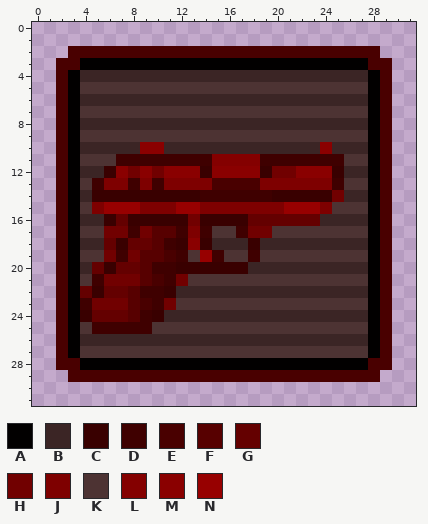
Pixel-art sprite: Resources/Textures/Interface/Actions/actions_borg.rsi/syndicate-weapon-module.png. This is how it looked before the edit.
The file is 32x32 pixels. Colours within 5 levels of each other are drawn and written as one.
Palette (. is transparent): A #020000  B #3b2525  C #390000  D #3f0000  E #490000  F #570000  G #640000  H #710000  J #7e0000  K #4d3333  L #840000  M #8a0000  N #970000
After the commit:
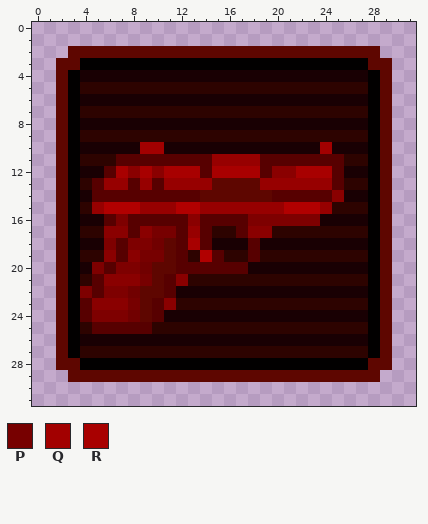
Colours new in this view: P #770000  Q #a20000  R #a80000
Change:
colour B: #3b2525 -> #190003
colour E: #490000 -> #5e0600
colour G: #640000 -> #7e0000
colour J: #7e0000 -> #970000
colour K: #4d3333 -> #2d0300
colour N: #970000 -> #b10000
Changed rows in their new state; - is a pixel that keeps its letter.
first column x 4:
10 -----QQ-------------Q-
11 ---FFFFFFFFJJJJFFFFFFF
12 --FRMRMRRRFRRRRFMMRRRF
13 -F--F-F--------------F
14 -FFFFFFFFFEEEEEEFFFFFM
16 --F-FFFFFMFFFF--------
17 --MMFMPPF-F--FMM------
18 ---F--HEFRF---F-------
19 --MFMPP-F--F--F-------
20 --F--HEEFFFFFF--------
21 -FMMMP-FM-------------
22 -F--HEEF--------------
23 FMMMP-FM--------------
24 F---HEF---------------
25 -FFFFF----------------
